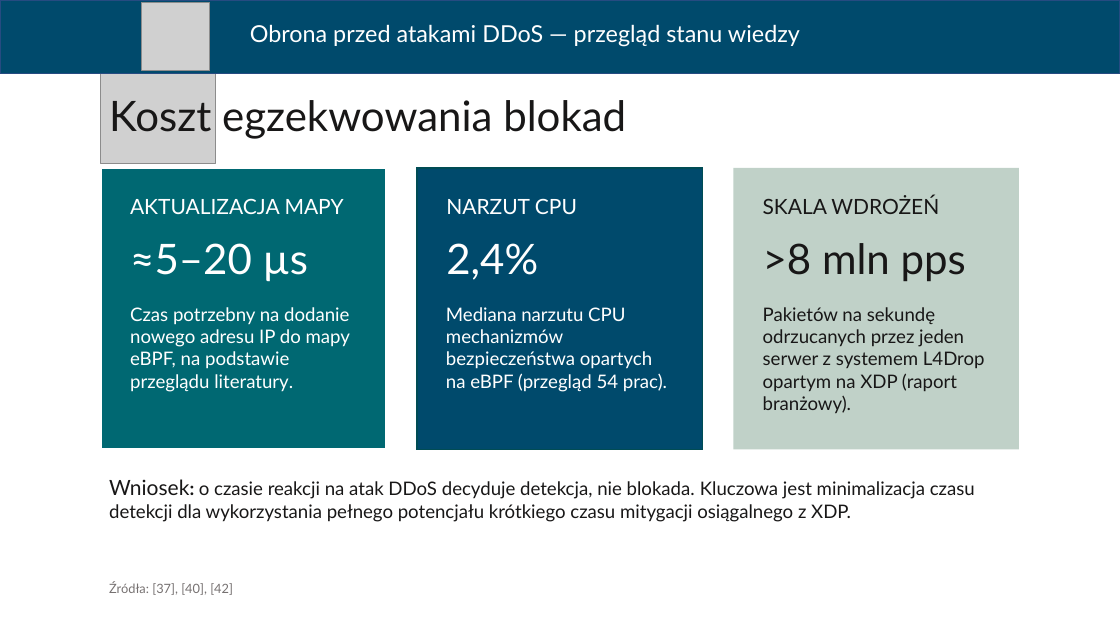
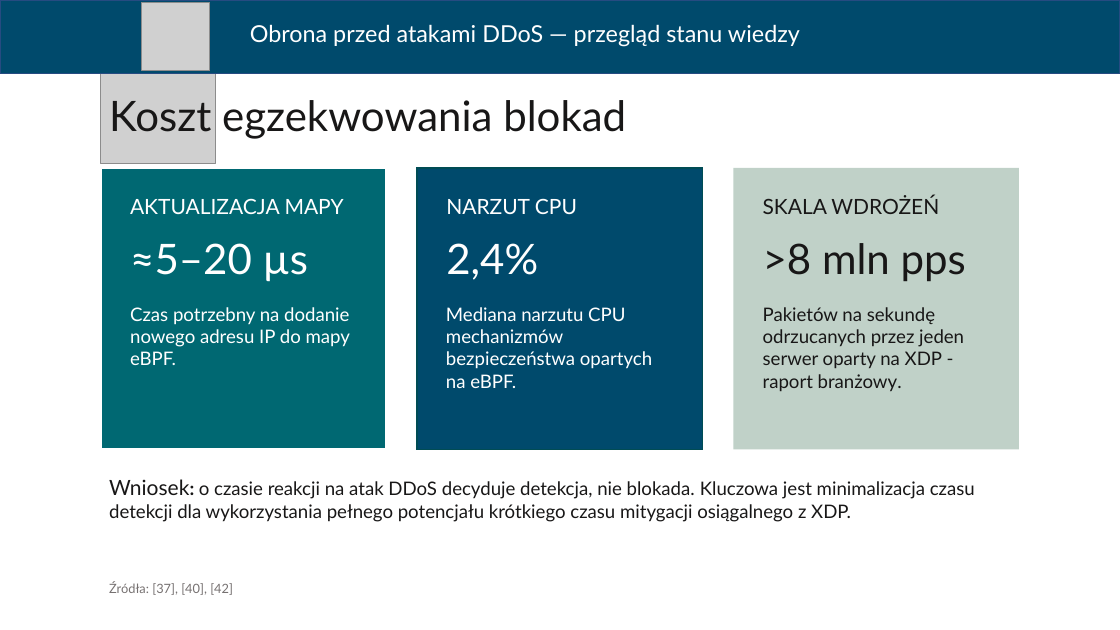
Before and after one commit to ArturBrogowicz/code, a slide deck: slide 14 of presentation/Prezentacja_WEiTI_PL.pptx. Drawn at 1120x630 pixels with LibreOffice and Linux fonts; fonts in the diff are those of the drawing; grey boxes stand for pictures. Boxes give left, top, right and bottom in pixels: in the first picture for what was removed or moved away, otherwise in the second. Text is boxed around its words. In the diff, an @@ line names an element or a change of style, - is before the commit and + after.

```diff
--- a/presentation/Prezentacja_WEiTI_PL.pptx
+++ b/presentation/Prezentacja_WEiTI_PL.pptx
@@ text at bbox=[130, 307, 350, 365]: text changed @@
-Czas potrzebny na dodanie nowego adresu IP do mapy eBPF, na podstawie przeglądu literatury.
+Czas potrzebny na dodanie nowego adresu IP do mapy eBPF.
@@ text at bbox=[446, 307, 652, 388]: text changed @@
-Mediana narzutu CPU mechanizmów bezpieczeństwa opartych na eBPF (przegląd 54 prac).
+Mediana narzutu CPU mechanizmów bezpieczeństwa opartych na eBPF.
@@ text at bbox=[763, 307, 964, 391]: text changed @@
-Pakietów na sekundę odrzucanych przez jeden serwer z systemem L4Drop opartym na XDP (raport branżowy).
+Pakietów na sekundę odrzucanych przez jeden serwer oparty na XDP - raport branżowy.
```
Also in this commit, not shown: 10 other slides changed, 1 slide added, 1 slide removed.
